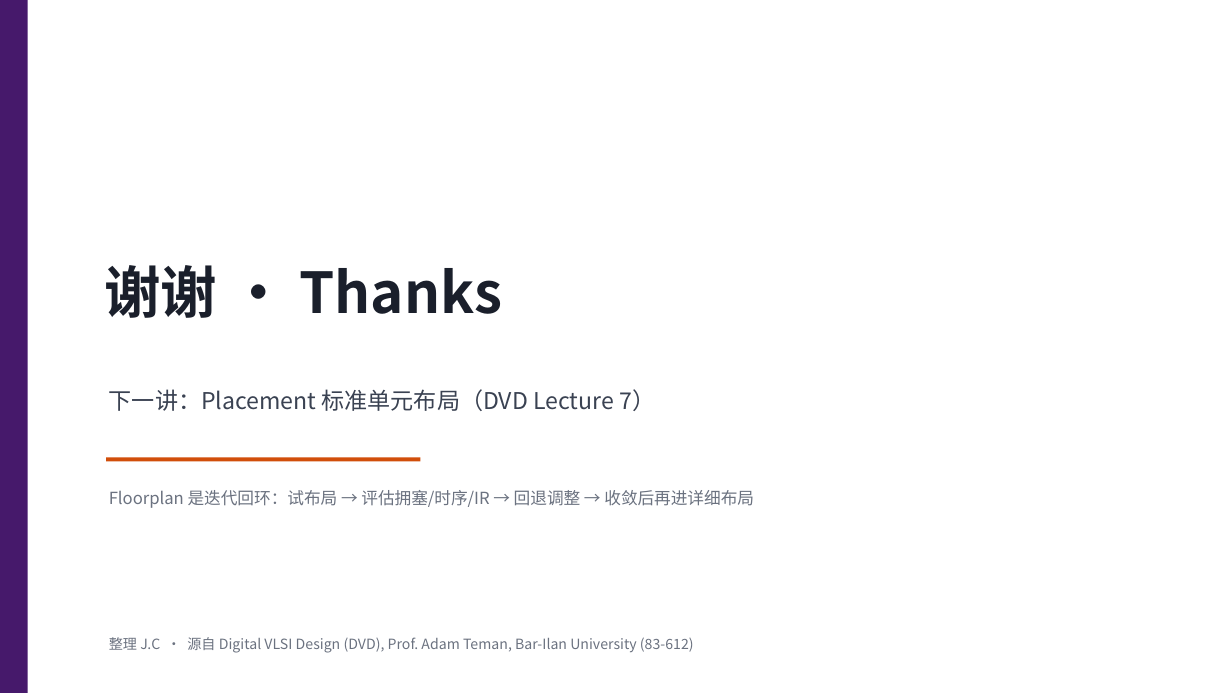
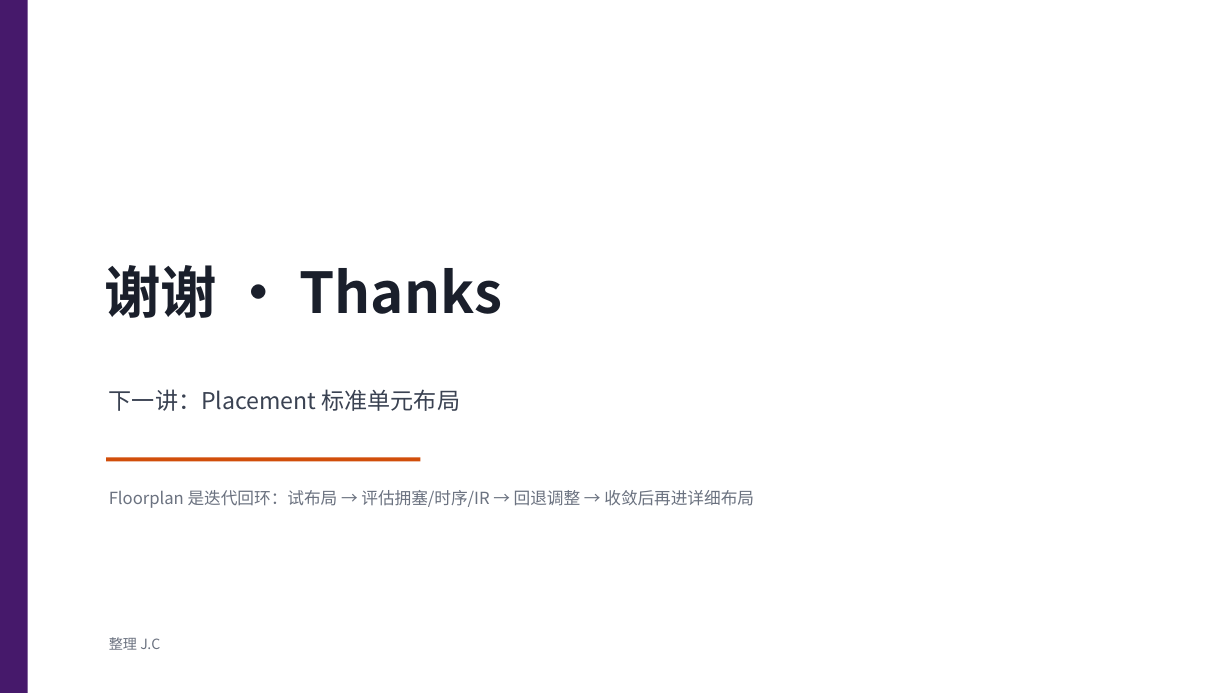
Before and after one commit to JinChengZ18/IC_Learning_Material, a slide deck: slide 34 of IC_Backend_Notes/slides/05_Floorplan - 副本.pptx. Drawn at 1232x693 pixels with LibreOffice and Linux fonts; fonts in the diff are those of the drawing. Boxes give left, top, right and bottom in pixels: in the first picture for what was removed or moved away, otherwise in the second. Text is boxed around its words. In the diff, an @@ line names an element or a change of style, - is before the commit and + after.

```diff
--- a/IC_Backend_Notes/slides/05_Floorplan - 副本.pptx
+++ b/IC_Backend_Notes/slides/05_Floorplan - 副本.pptx
@@ text at <box>109,389,461,411</box>: text changed @@
-下一讲：Placement 标准单元布局（DVD Lecture 7）
+下一讲：Placement 标准单元布局
@@ text at <box>109,637,160,650</box>: text changed @@
-整理 J.C · 源自 Digital VLSI Design (DVD), Prof. Adam Teman, Bar-Ilan University (83-612)
+整理 J.C
```
Also in this commit, not shown: 10 other slides changed, 20 other files.
